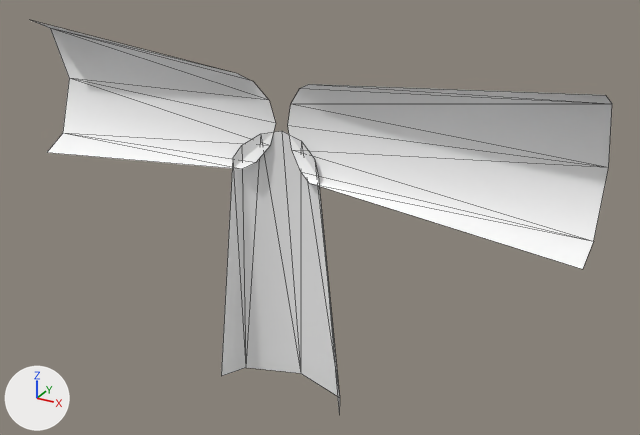
Two versions of the FBX model Assets/Art/Models/Targets/Space Arena/Space Arena Directional Highlight.fbx, one commit apart.
The view is the same before and after, from a 50 mm camera at (1.059, -1.57, 0.648) aimed at (0.067, 0.235, -0.254). Lighting does not change. The marker at lower left points along +X, +Y and +Z. Mesh edges are drawn as thin lines. Where no turn or scale is listed for an object, it has been applied to the vertices.

Objects in the first picture: 'Highlight', 'Highlight_Left', 'Highlight_Right'.
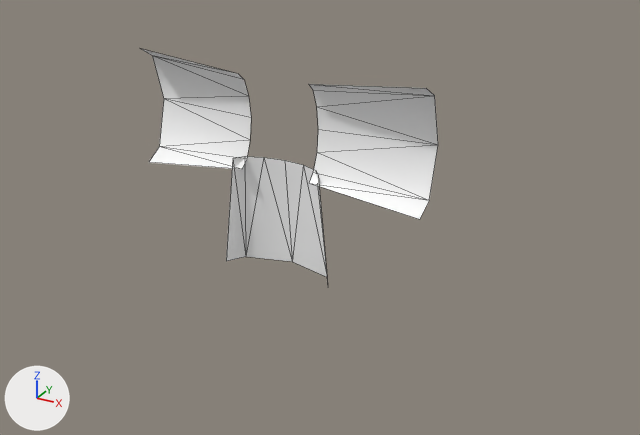
Pixel boxes [x1, y1, x2, y2] of what changed, in the pictures (640 x 435 px):
'Highlight_Right', reshaped (60% narrower, 27% shorter)
    before: [288, 84, 612, 269]
    after: [309, 84, 438, 219]
'Highlight', reshaped (15% narrower, 56% shorter)
    before: [221, 131, 340, 408]
    after: [226, 156, 327, 277]
'Highlight_Left', reshaped (55% narrower, 19% shorter)
    before: [33, 21, 276, 169]
    after: [141, 49, 251, 169]

What changed in the scene script:
```text
Change me_mesh_001:
    where me_mesh_001.from_pydata(...)  # 12 vertices, 10 faces; spans x 0.016..0.748, y 0.124..0.245, z -0.185..0.185
    me_mesh_001 part 3
    me_mesh_001.vertices[1].co: (0.063, 0.145, -0.102) -> (0.094, 0.153, -0.1)  # pixel (300, 171) -> pixel (313, 172)
    me_mesh_001.vertices[2].co: (0.03, 0.161, -0.056) -> (0.094, 0.171, -0.056)  # pixel (291, 149) -> pixel (317, 152)
    me_mesh_001.vertices[3].co: (0.016, 0.167, 0.0) -> (0.094, 0.178, 0.0)  # pixel (287, 125) -> pixel (318, 129)
    me_mesh_001.vertices[4].co: (0.03, 0.161, 0.056) -> (0.094, 0.171, 0.056)  # pixel (290, 103) -> pixel (316, 106)
    me_mesh_001.vertices[5].co: (0.063, 0.145, 0.102) -> (0.094, 0.153, 0.1)  # pixel (299, 88) -> pixel (313, 90)
    me_mesh_001.vertices[7].co: (0.747, 0.195, -0.149) -> (0.382, 0.173, -0.121)  # pixel (593, 241) -> pixel (429, 200)
    me_mesh_001.vertices[8].co: (0.748, 0.245, 0.0) -> (0.383, 0.208, 0.0)  # pixel (608, 167) -> pixel (438, 144)
    me_mesh_001.vertices[9].co: (0.747, 0.195, 0.149) -> (0.382, 0.173, 0.121)  # pixel (612, 103) -> pixel (434, 95)
    me_mesh_001.vertices[10].co: (0.746, 0.124, 0.185) -> (0.381, 0.124, 0.15)  # pixel (605, 95) -> pixel (426, 88)
    me_mesh_001.vertices[11].co: (0.746, 0.124, -0.185) -> (0.381, 0.124, -0.15)  # pixel (582, 269) -> pixel (419, 219)
Change me_mesh:
    where me_mesh.from_pydata(...)  # 12 vertices, 10 faces; spans x -0.185..0.185, y 0.124..0.245, z -0.748..-0.016
    me_mesh part 1
    me_mesh.vertices[1].co: (-0.102, 0.145, -0.063) -> (-0.1, 0.153, -0.094)  # pixel (241, 145) -> pixel (244, 156)
    me_mesh.vertices[2].co: (-0.056, 0.161, -0.03) -> (-0.056, 0.171, -0.094)  # pixel (260, 133) -> pixel (263, 157)
    me_mesh.vertices[3].co: (0.0, 0.167, -0.016) -> (0.0, 0.178, -0.094)  # pixel (281, 130) -> pixel (284, 160)
    me_mesh.vertices[4].co: (0.056, 0.161, -0.03) -> (0.056, 0.171, -0.094)  # pixel (301, 140) -> pixel (303, 164)
    me_mesh.vertices[5].co: (0.102, 0.145, -0.063) -> (0.1, 0.153, -0.094)  # pixel (314, 159) -> pixel (315, 170)
    me_mesh.vertices[7].co: (-0.149, 0.195, -0.747) -> (-0.121, 0.173, -0.382)  # pixel (245, 367) -> pixel (245, 256)
    me_mesh.vertices[8].co: (0.0, 0.245, -0.748) -> (0.0, 0.208, -0.383)  # pixel (300, 373) -> pixel (292, 261)
    me_mesh.vertices[9].co: (0.149, 0.195, -0.747) -> (0.121, 0.173, -0.382)  # pixel (339, 397) -> pixel (327, 277)
    me_mesh.vertices[10].co: (0.185, 0.124, -0.746) -> (0.15, 0.124, -0.381)
    me_mesh.vertices[11].co: (-0.185, 0.124, -0.746) -> (-0.15, 0.124, -0.381)  # pixel (221, 376) -> pixel (226, 261)
Change me_mesh_002:
    where me_mesh_002.from_pydata(...)  # 12 vertices, 10 faces; spans x -0.748..-0.016, y 0.124..0.245, z -0.185..0.185
    me_mesh_002 part 2
    me_mesh_002.vertices[1].co: (-0.063, 0.145, 0.102) -> (-0.094, 0.153, 0.1)  # pixel (253, 81) -> pixel (244, 79)
    me_mesh_002.vertices[2].co: (-0.03, 0.161, 0.056) -> (-0.094, 0.171, 0.056)  # pixel (269, 100) -> pixel (248, 96)
    me_mesh_002.vertices[3].co: (-0.016, 0.167, 0.0) -> (-0.094, 0.178, 0.0)  # pixel (275, 123) -> pixel (251, 117)
    me_mesh_002.vertices[4].co: (-0.03, 0.161, -0.056) -> (-0.094, 0.171, -0.056)  # pixel (270, 145) -> pixel (250, 140)
    me_mesh_002.vertices[5].co: (-0.063, 0.145, -0.102) -> (-0.094, 0.153, -0.1)  # pixel (255, 162) -> pixel (246, 159)
    me_mesh_002.vertices[7].co: (-0.747, 0.195, 0.149) -> (-0.382, 0.173, 0.121)  # pixel (50, 28) -> pixel (152, 55)
    me_mesh_002.vertices[8].co: (-0.748, 0.245, 0.0) -> (-0.383, 0.208, 0.0)  # pixel (69, 78) -> pixel (163, 98)
    me_mesh_002.vertices[9].co: (-0.747, 0.195, -0.149) -> (-0.382, 0.173, -0.121)  # pixel (62, 133) -> pixel (159, 146)
    me_mesh_002.vertices[10].co: (-0.746, 0.124, -0.185) -> (-0.381, 0.124, -0.15)  # pixel (46, 152) -> pixel (148, 162)
    me_mesh_002.vertices[11].co: (-0.746, 0.124, 0.185) -> (-0.381, 0.124, 0.15)  # not seen -> pixel (139, 48)
```
